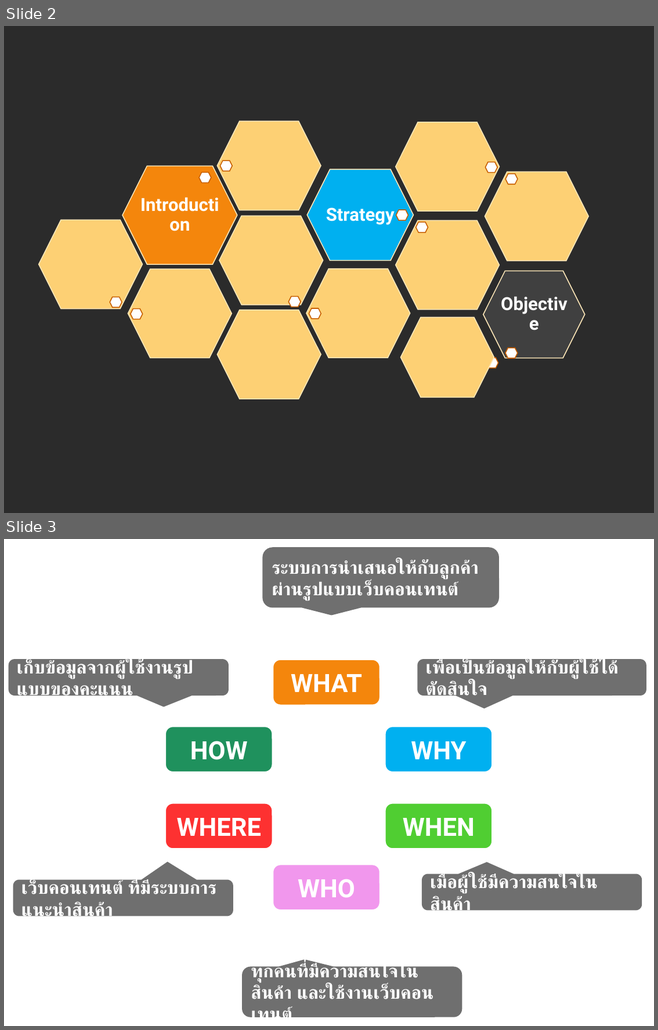
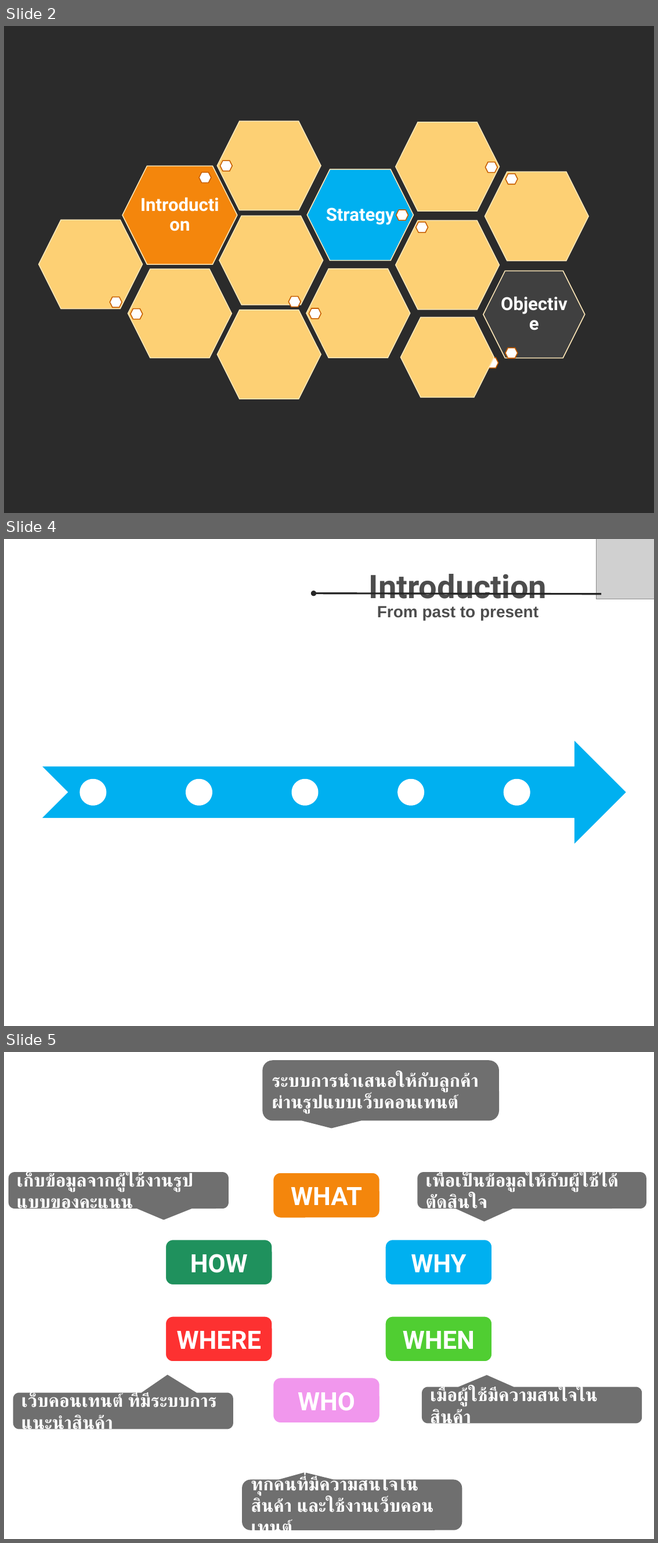
Before and after one commit to TS-FinalProjectIt4-60AtCPC/recommended_system, a slide deck: document/บทที่ 1/บทที่ 1.pptx. Shown one above the other, each under a label of ours: slides 2 and 3 before the commit, slides 2, 4 and 5 after it; the slides between them are not shown. The pictures are 658x1030 and 658x1543 pixels, drawn with LibreOffice and Linux fonts; fonts in the diff are those of the drawing; grey boxes stand for pictures; background and template pictures are left out; a plain dark background stands for a picture behind light text. Boxes give left, top, right and bottom in pixels: in the first picture for what was removed or moved away, otherwise in the second. Text is boxed around its words. In the diff, an @@ line names an element or a change of style, - is before the commit and + after.

```diff
--- a/document/บทที่ 1/บทที่ 1.pptx
+++ b/document/บทที่ 1/บทที่ 1.pptx
@@ slide 4 added at (x1=4, y1=539, x2=654, y2=1026), background picture (left out) @@
@@ picture added at (x1=596, y1=539, x2=654, y2=599) @@
@@ text added at (x1=369, y1=574, x2=546, y2=606), 36 pt, text #4D4D4D, bold @@
+Introduction
@@ arrow added from (601, 594) to (313, 594), #262626 2 pt @@
@@ text added at (x1=377, y1=606, x2=538, y2=620), 18 pt, text #4D4D4D, bold @@
+From past to present
@@ group added at (x1=42, y1=741, x2=626, y2=844): 5 ellipses, 1 notched right arrow @@
@@ what was slide 3 is now slide 5 @@
```
Also in this commit, not shown: 2 other slides added, 1 slide removed.
